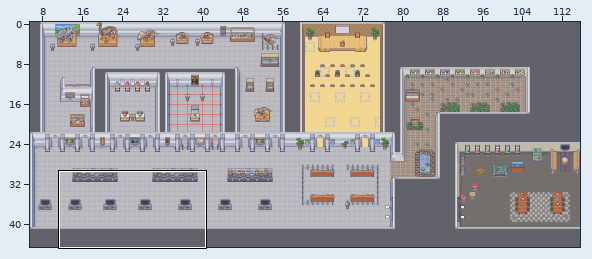
Tiled map (JSON), stored at frontend/public/assets/tilemaps/indoors.json. The picture above shows the old version from afar; the outline marks the close-up.
Close-up. As it was:
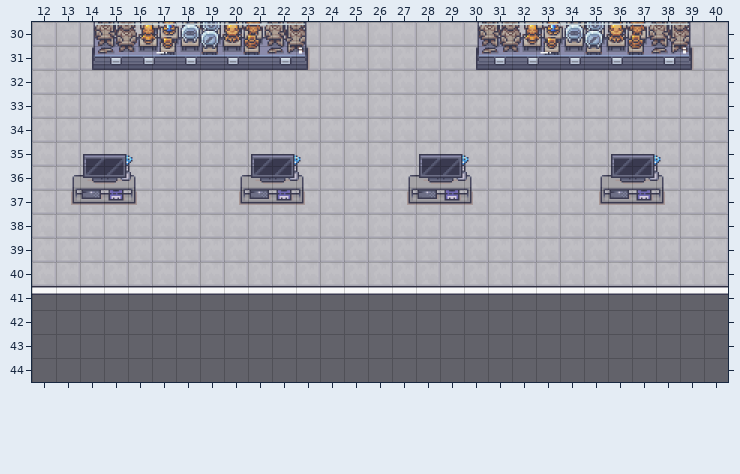
Cells are 32x32 px. Shown: x 12..40, y 30..44. The commit also changed other parts of the map, which this record leaves out.
Once edited:
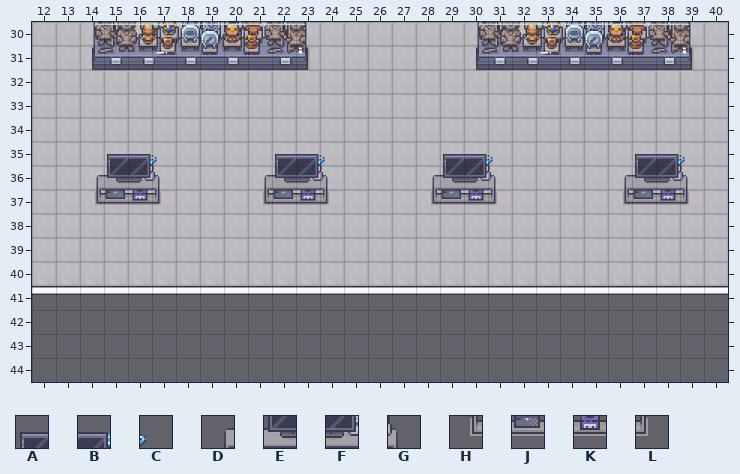
Key: from "14_Basement_32x32": A 476, B 761, C 762, D 774, E 776, F 777, G 778, H 790, J 792, K 793, L 794.
_ is an empty cell.
Tiles replaced or removed in this view: A, B, C, D, E, F, G, H, J, K, L.
What changed:
Changed rows in their new state; . is an unchanged cell.
Layer "Walls":
first column x 13:
37 _HJKL.._HJKL.._HJKL..._HJKL
Layer "Above Player":
first column x 13:
35 ._ABC..._ABC..._ABC...._ABC
36 _DEFG.._DEFG.._DEFG..._DEFG
Where, in picture pixels (left, top, right, bottom), the same in both close-ups:
changed: (71, 154, 161, 205)
changed: (239, 154, 329, 205)
changed: (407, 154, 497, 205)
changed: (599, 154, 689, 205)
